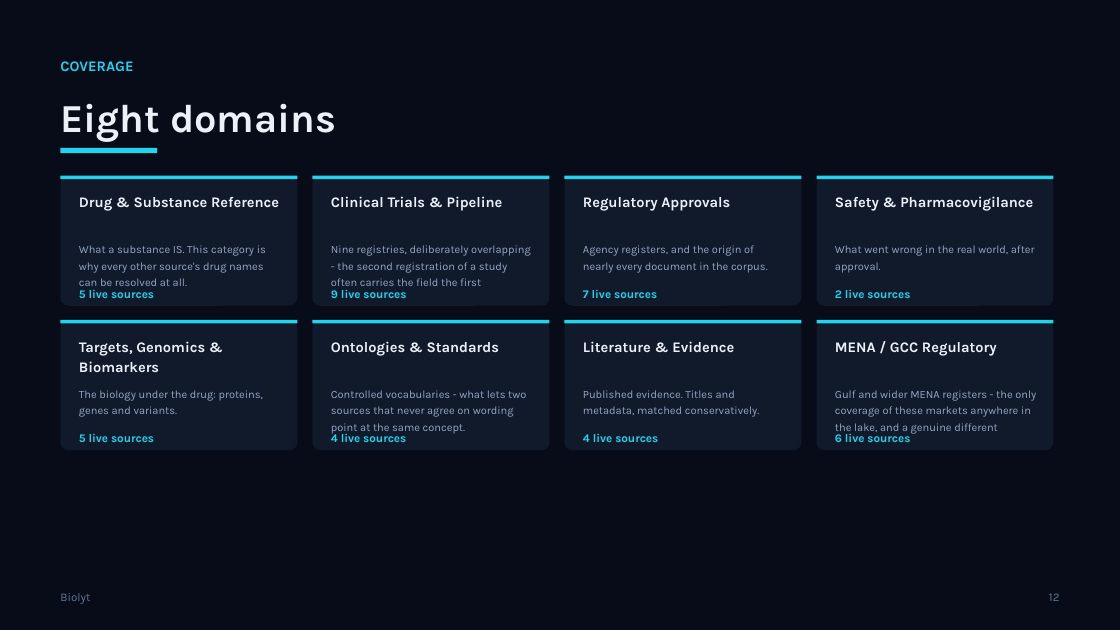
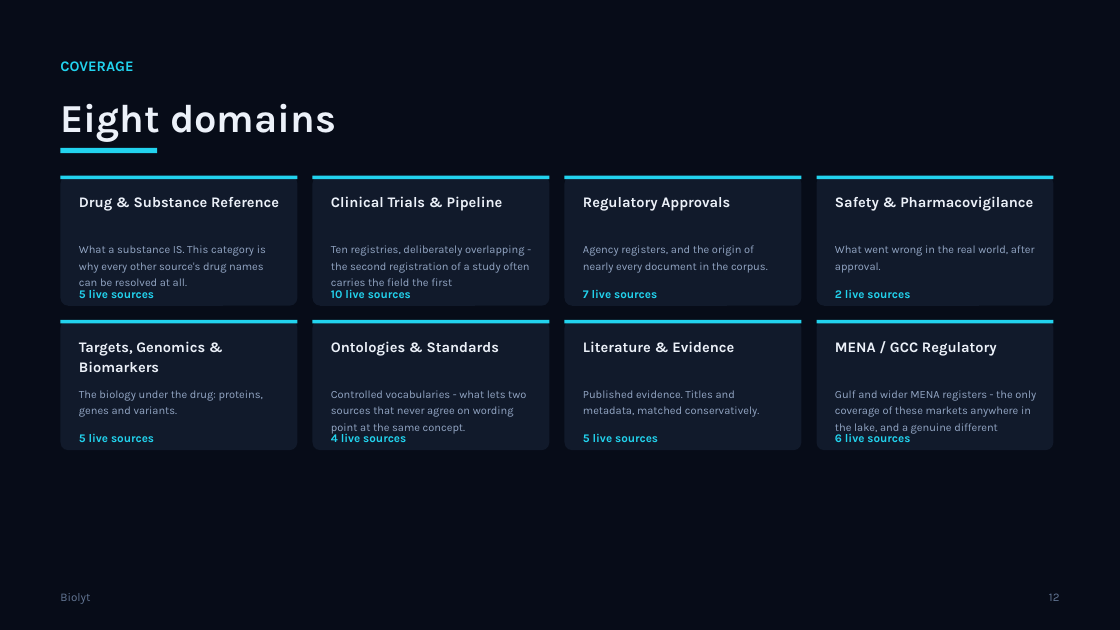
Before and after one commit to helmibiolyt/fullPipeline, a slide deck: slide 12 of presentation/Biolyt_Platform.pptx. Drawn at 1120x630 pixels with LibreOffice and Linux fonts; fonts in the diff are those of the drawing. Boxes give left, top, right and bottom in pixels: in the first picture for what was removed or moved away, otherwise in the second. Text is boxed around its words. In the diff, an @@ line names an element or a change of style, - is before the commit and + after.

```diff
--- a/presentation/Biolyt_Platform.pptx
+++ b/presentation/Biolyt_Platform.pptx
@@ text at (331, 245, 529, 290): text changed @@
-Nine registries, deliberately overlapping - the second registration of a study often carries the field the first
+Ten registries, deliberately overlapping - the second registration of a study often carries the field the first
@@ text at (331, 289, 411, 298): text changed @@
-9 live sources
+10 live sources
@@ text at (583, 434, 658, 442): text changed @@
-4 live sources
+5 live sources
```
Also in this commit, not shown: 48 other slides changed, 1 slide added, 9 other files.
